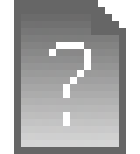
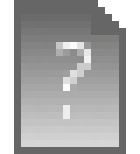
Before/after of a 140 × 154 layered artwork. What changed in the layer stack:
painted on "?" over [49, 42, 91, 126]
